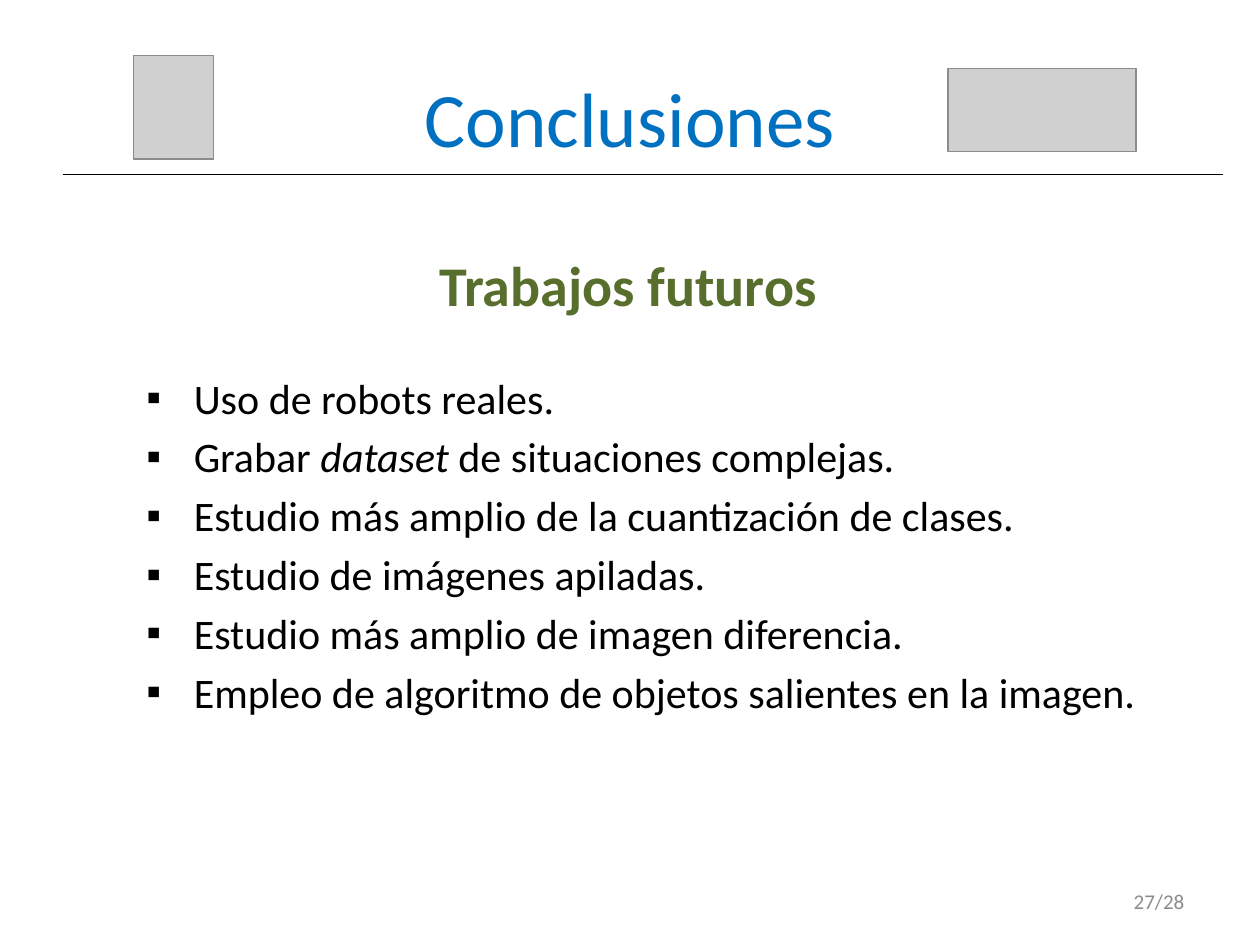
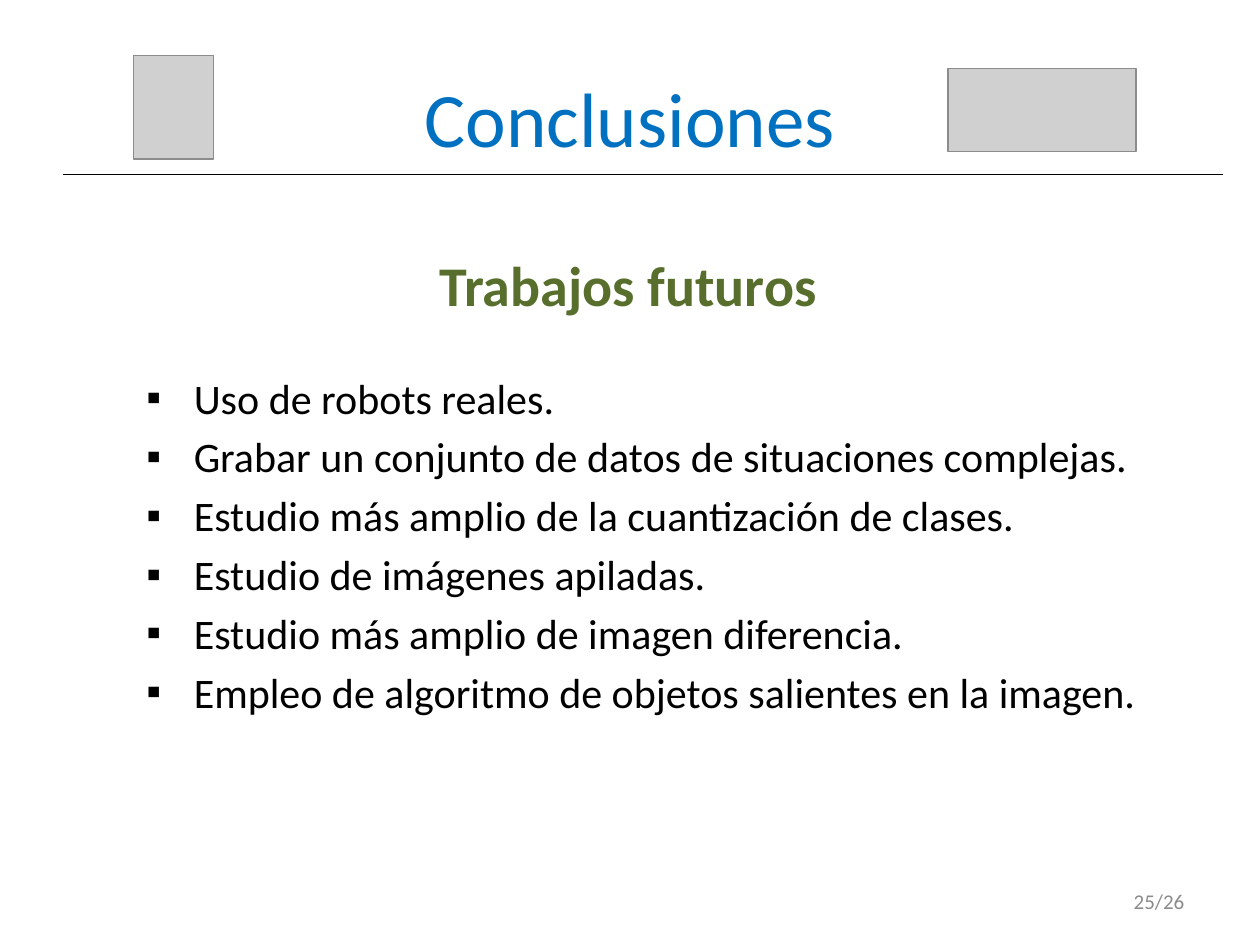
Before and after one commit to RoboticsLabURJC/2017-tfm-vanessa-fernandez, a slide deck: slide 26 of Memoria/Presentación.pptx (slide 28 before the commit). Drawn at 1260x945 pixels with LibreOffice and Linux fonts; fonts in the diff are those of the drawing; grey boxes stand for pictures. Boxes give left, top, right and bottom in pixels: in the first picture for what was removed or moved away, otherwise in the second. Text is boxed around its words. In the diff, an @@ line names an element or a change of style, - is before the commit and + after.

Commit message:
presentacion

```diff
--- a/Memoria/Presentación.pptx
+++ b/Memoria/Presentación.pptx
@@ text at (x1=194, y1=442, x2=1127, y2=480): text changed @@
-▪ Grabar dataset de situaciones complejas.
+▪ Grabar un conjunto de datos de situaciones complejas.
@@ text at (x1=1134, y1=894, x2=1185, y2=910): text changed @@
-27/28
+25/26
```
Also in this commit, not shown: 25 other slides changed, 2 slides removed.
